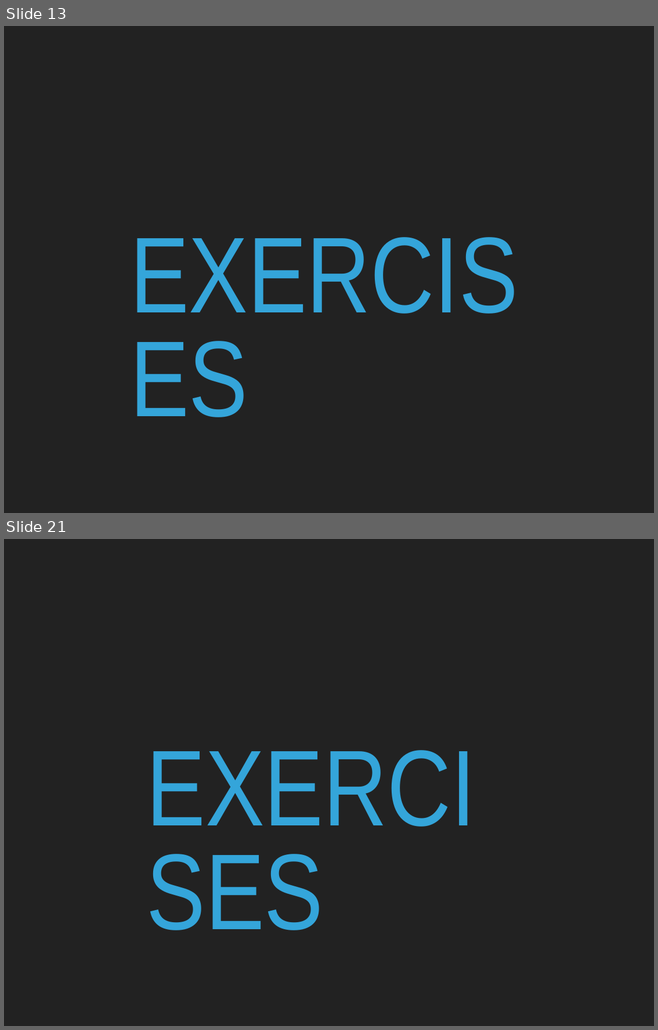
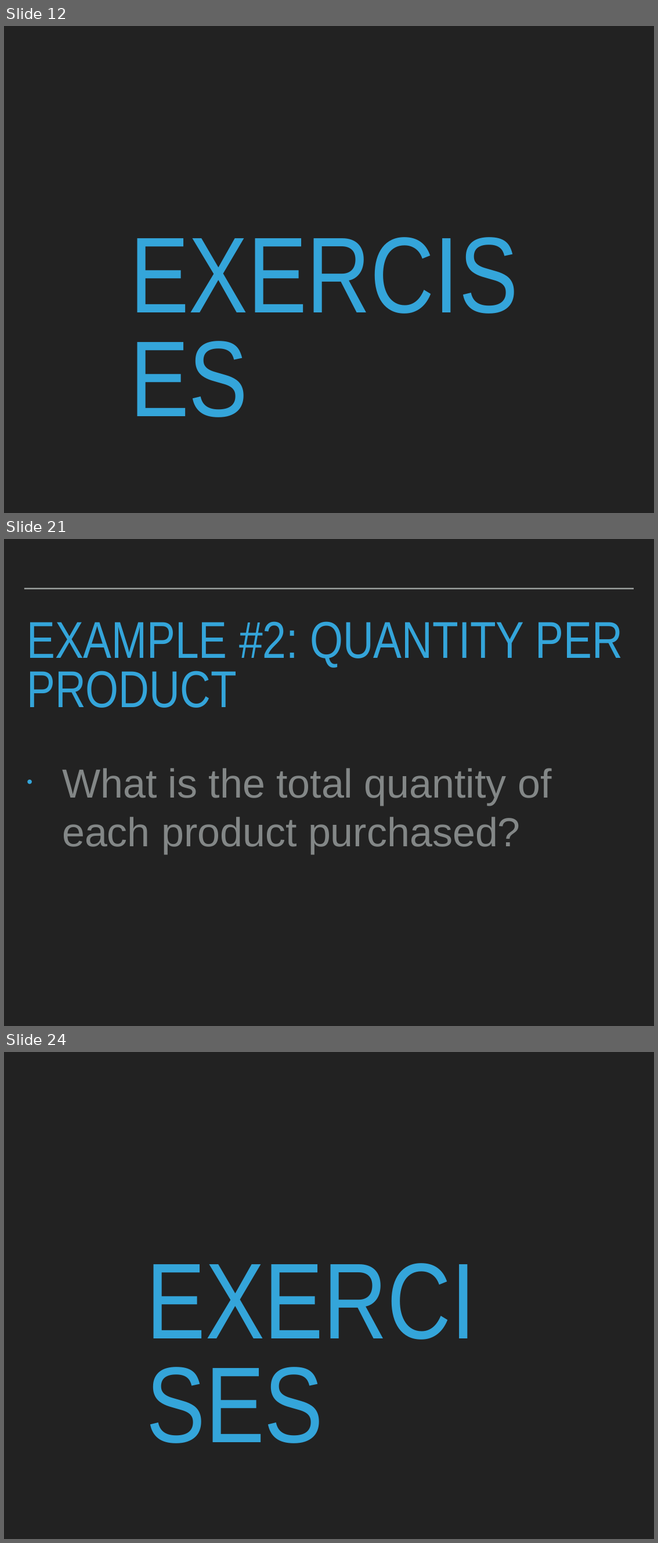
Before and after one commit to robcarrington/sqlbootcamp, a slide deck: Session 3/Session3.pptx. Shown one above the other, each under a label of ours: slides 13 and 21 before the commit, slides 12, 21 and 24 after it; the slides between them are not shown. The pictures are 658x1030 and 658x1543 pixels, drawn with LibreOffice and Linux fonts; fonts in the diff are those of the drawing. Boxes give left, top, right and bottom in pixels: in the first picture for what was removed or moved away, otherwise in the second. Text is boxed around its words. In the diff, an @@ line names an element or a change of style, - is before the commit and + after.

```diff
--- a/Session 3/Session3.pptx
+++ b/Session 3/Session3.pptx
@@ slide 21 added at (4, 539, 654, 1026), background #222222 @@
@@ line added from (24, 589) to (633, 589), #A6AAA9 2 pt @@
@@ title added at (27, 621, 622, 708), 81.6 pt, text #34A5DA @@
+EXAMPLE #2: QUANTITY PER PRODUCT
@@ text added at (62, 768, 551, 854), 64 pt, text #838787 @@
+• What is the total quantity of each product purchased?
@@ what was slide 13 is now slide 12 @@
@@ what was slide 21 is now slide 24 @@
```
Also in this commit, not shown: 2 slides changed, 9 other slides added, 16 slides removed, 11 other files.
